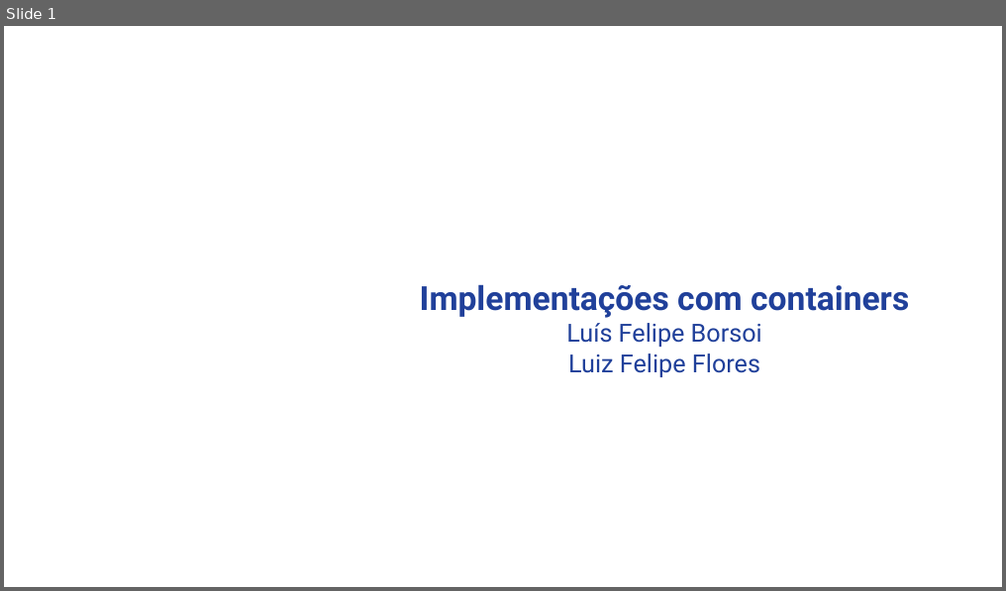
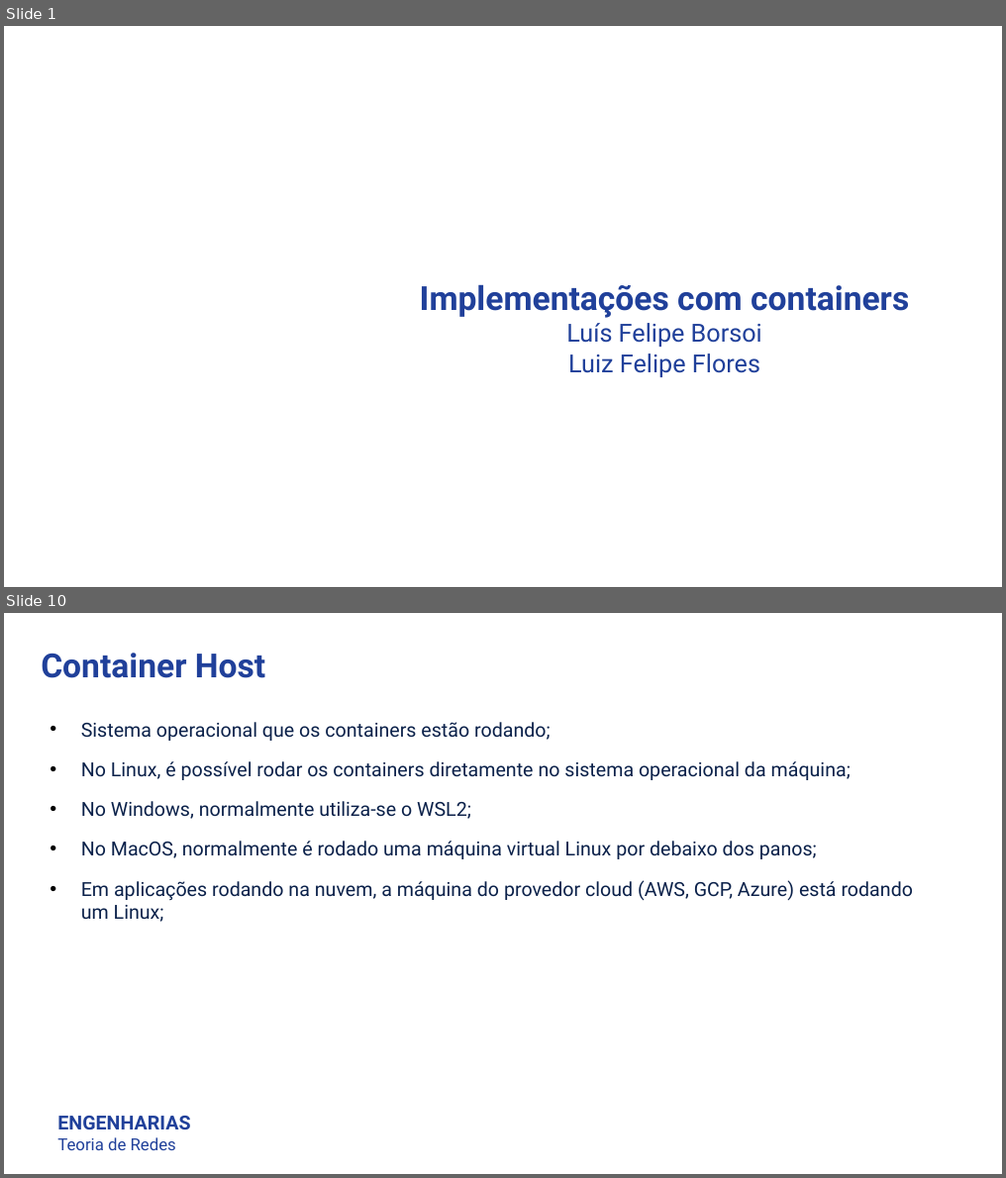
Before and after one commit to luisfelipe998/docker-demo, a slide deck: LuisFelipeBorsoi_LuizFelipeFlores_TGB.pptx. Shown one above the other, each under a label of ours: slide 1 before the commit, slides 1 and 10 after it; the slides between them are not shown. The pictures are 1006x591 and 1006x1178 pixels, drawn with LibreOffice and Linux fonts; fonts in the diff are those of the drawing; background and template pictures are left out. Boxes give left, top, right and bottom in pixels: in the first picture for what was removed or moved away, otherwise in the second. Text is boxed around its words. In the diff, an @@ line names an element or a change of style, - is before the commit and + after.

```diff
--- a/LuisFelipeBorsoi_LuizFelipeFlores_TGB.pptx
+++ b/LuisFelipeBorsoi_LuizFelipeFlores_TGB.pptx
@@ slide 10 added at [4, 613, 1002, 1174], background #FFFFFF @@
@@ text added at [41, 653, 265, 678], 24 pt, text #20409A, bold @@
+Container Host
@@ text added at [81, 722, 913, 922], 14 pt, text #0B214A @@
+• Sistema operacional que os containers estão rodando;
+• No Linux, é possível rodar os containers diretamente no sistema operacional da máquina;
+• No Windows, normalmente utiliza-se o WSL2;
+• No MacOS, normalmente é rodado uma máquina virtual Linux por debaixo dos panos;
+• Em aplicações rodando na nuvem, a máquina do provedor cloud (AWS, GCP, Azure) está rodando um Linux;
@@ text added at [57, 1116, 190, 1151], 12 pt, text #20409A @@
+ENGENHARIAS
+Teoria de Redes
```
Also in this commit, not shown: 3 slides changed, 25 other slides added, 4 other files.
